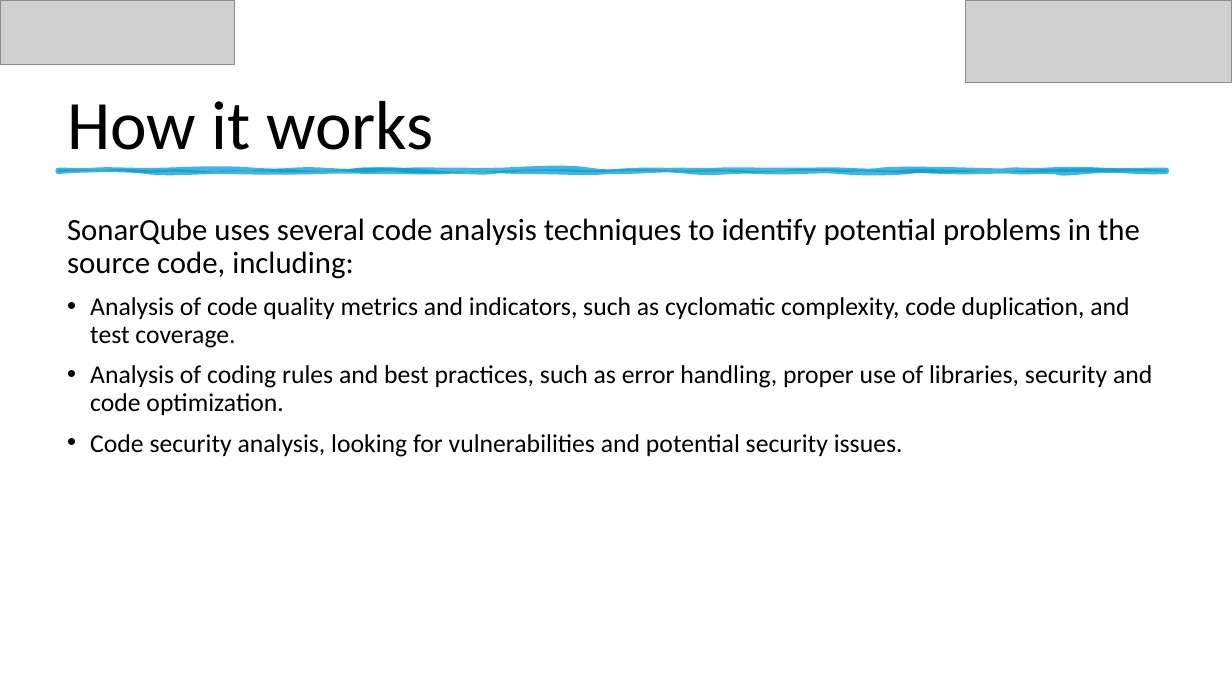
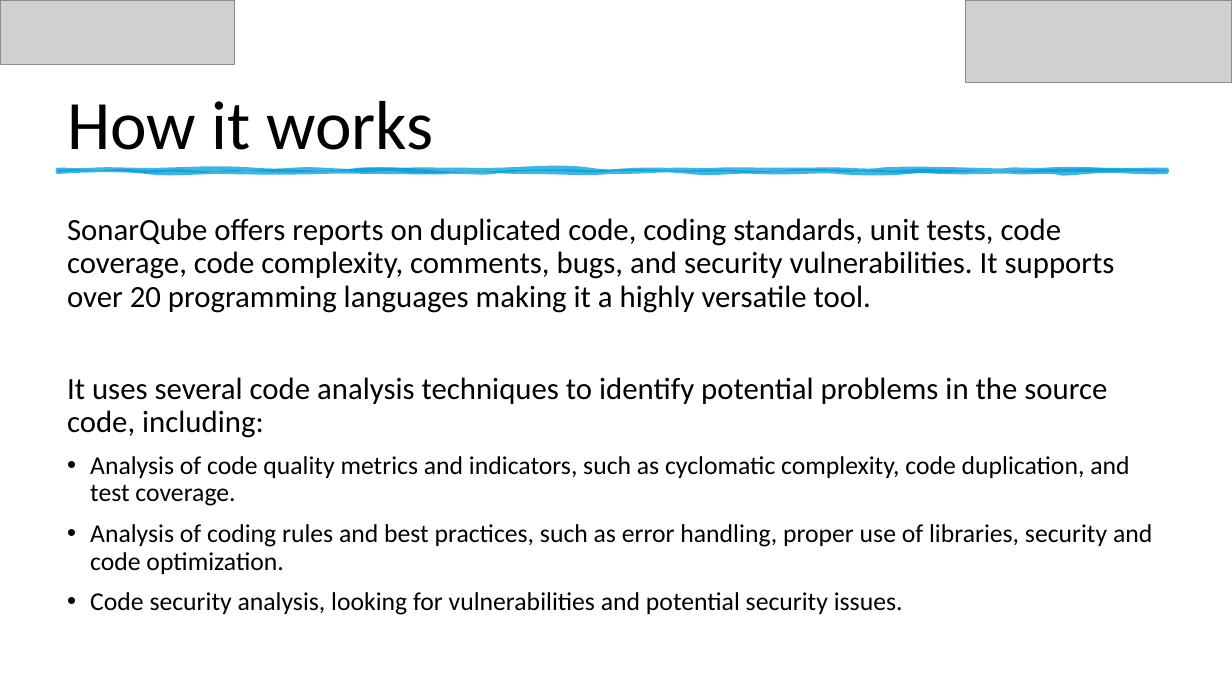
Before and after one commit to GB1609/ComputerScienceNotes, a slide deck: slide 3 of MyNotes/SonarQube/SonarQube.pptx. Drawn at 1232x693 pixels with LibreOffice and Linux fonts; fonts in the diff are those of the drawing; grey boxes stand for pictures. Boxes give left, top, right and bottom in pixels: in the first picture for what was removed or moved away, otherwise in the second. Text is boxed around its words. In the diff, an @@ line names an element or a change of style, - is before the commit and + after.

```diff
--- a/MyNotes/SonarQube/SonarQube.pptx
+++ b/MyNotes/SonarQube/SonarQube.pptx
@@ text at [67, 218, 1115, 438]: text changed @@
-SonarQube uses several code analysis techniques to identify potential problems in the source code, including:
+SonarQube offers reports on duplicated code, coding standards, unit tests, code coverage, code complexity, comments, bugs, and security vulnerabilities. It supports over 20 programming languages making it a highly versatile tool.
+It uses several code analysis techniques to identify potential problems in the source code, including:
```
Also in this commit, not shown: 4 other slides changed, 2 slides added, 8 other files.
